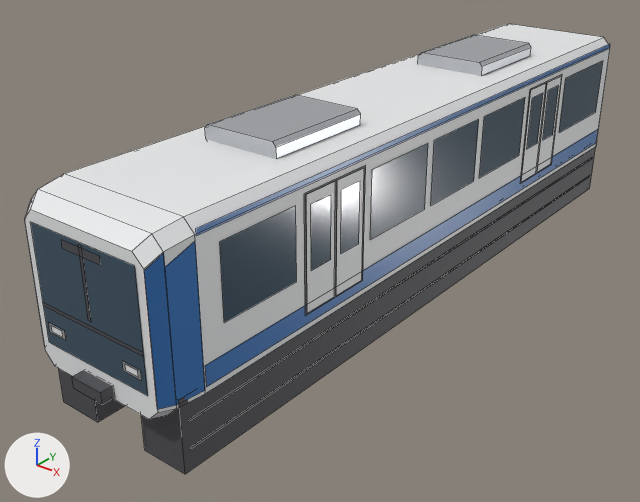
The FBX model unity/Assets/Models/Props/308.fbx, before and after one commit.
Before and after are seen from a 50 mm camera at (8.56, -12.74, 7.89) aimed at (-0.73, -1.13, 0.69). The lights are fixed; the arrows at lower left show +X, +Y and +Z. The picture after the commit comes second. Mesh edges are drawn as thin lines. Where no turn or scale is listed for an object, it has been applied to the vertices.

Names of what the first picture shows: '308'.
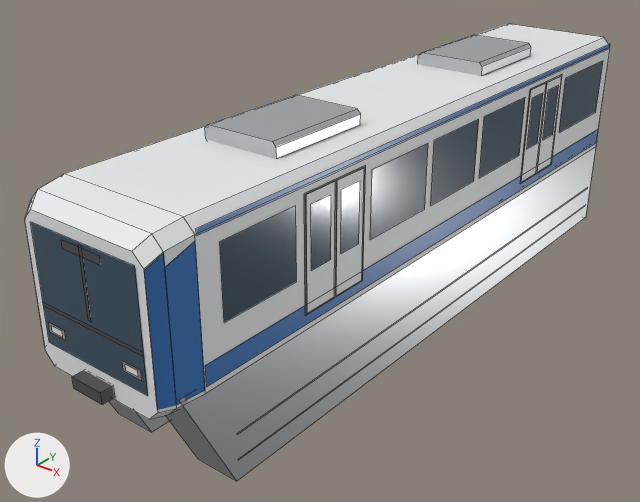
Boxes [x1, y1, x2, y2] around the edits, measured in the pictures (640 x 502 px; the box of a moved part takes in the faces that stretch with it):
'308', reshaped: before [25, 24, 610, 474]; after [25, 24, 610, 481]
part 1 of me_308, moved or reshaped: before [189, 158, 592, 449]; after [237, 188, 587, 460]
part 2 of me_308, moved or reshaped: before [58, 147, 596, 474]; after [109, 147, 596, 481]
part 3 of me_308, recoloured: before [58, 147, 596, 474]; after [109, 147, 596, 481]
part 4 of me_308, recoloured: before [189, 158, 592, 449]; after [237, 188, 587, 460]

Diff of the bpy script that builds the scene:
```diff
--- a/unity/Assets/Models/Props/308.fbx.py
+++ b/unity/Assets/Models/Props/308.fbx.py
@@ me_308 @@
 # used by ob_308; location = (0.0, 0.0, 0.0)
-me_308.from_pydata(...)  # 334 vertices, 152 faces; spans x -1.36..1.36, y -7.0..7.0, z 0.0..3.85
+me_308.from_pydata(...)  # 334 vertices, 152 faces; spans x -1.36..1.36, y -7.0..7.0, z -0.7..3.85
+# me_308 part 1: 4 of the vertices in x -1.31..1.31, y -6.42, z 0.38..0.83 are moved by (0.0, 0.87, -0.73)
+# me_308 part 2: all 4 vertices in x -1.31..1.31, y -6.55, z 0.05 are moved by (0.0, 0.95, -0.75)
+# me_308 part 3: 12 faces spanning x -1.31..1.31, y -6.55..6.55, z -0.7..1.24 switch from mat_prop_trim (dark grey #4d4d52) to mat_prop_rim (light grey #dddee1)
+# me_308 part 4: 4 faces spanning x -1.31..1.31, y -5.55..6.42, z -0.35..0.12 switch from mat_prop_tire (black #29292d) to mat_prop_stainless (light grey #cbced3)
+# other edits to the shape of me_308 do not show in these pictures
 me_308.materials.append(mat_prop_body_white)
```
